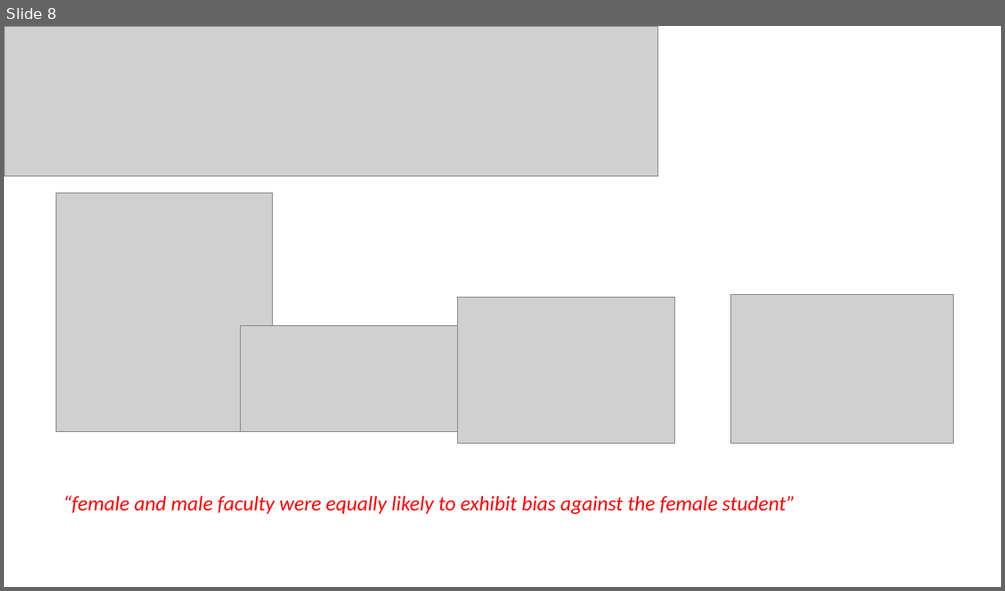
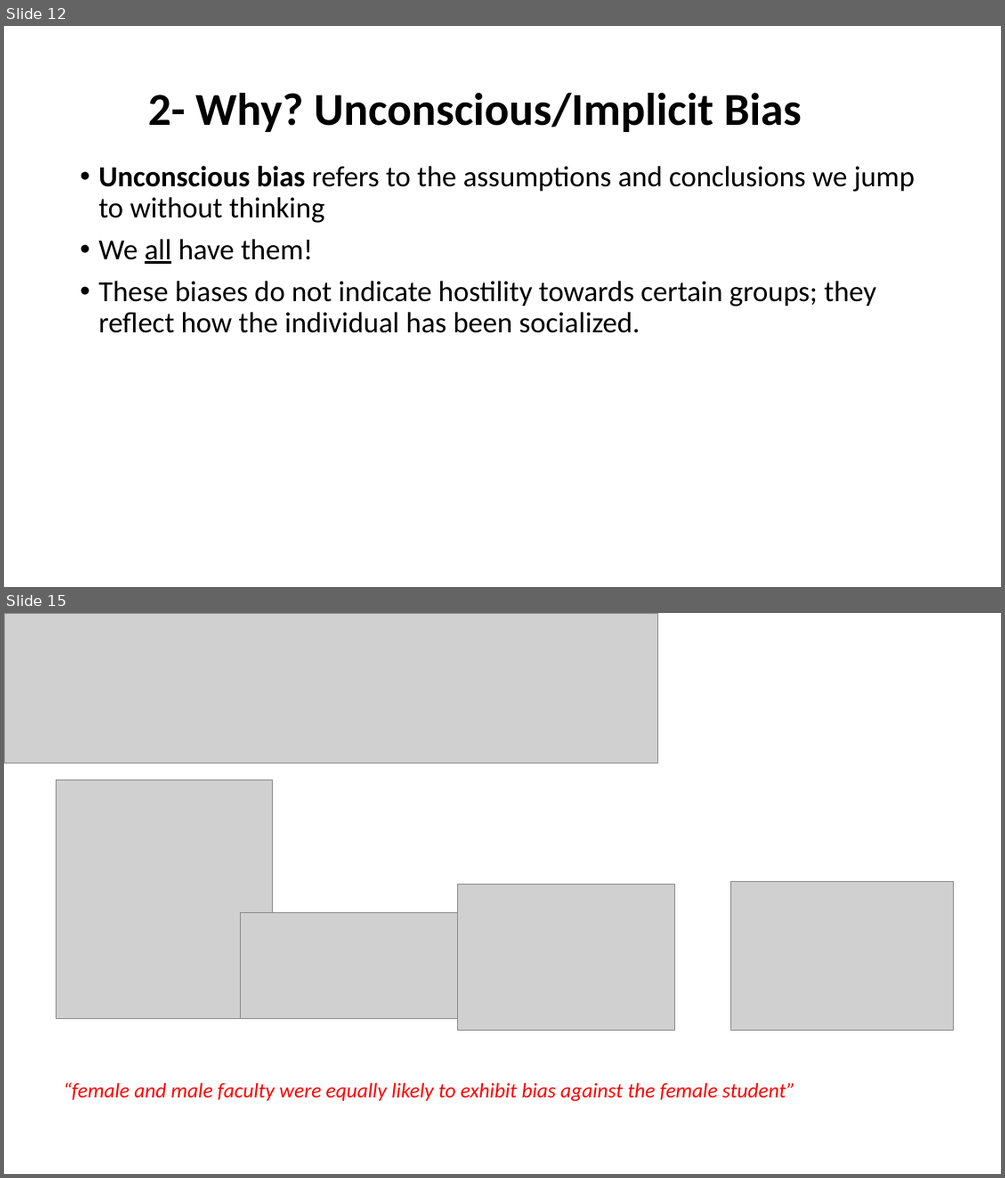
Before and after one commit to JoeyBernhardt/GRC-power-hour, a slide deck: presentations/GRC-power-hour.pptx. Shown one above the other, each under a label of ours: slide 8 before the commit, slides 12 and 15 after it; the slides between them are not shown. The pictures are 1005x591 and 1005x1178 pixels, drawn with LibreOffice and Linux fonts; fonts in the diff are those of the drawing; grey boxes stand for pictures. Boxes give left, top, right and bottom in pixels: in the first picture for what was removed or moved away, otherwise in the second. Text is boxed around its words. In the diff, an @@ line names an element or a change of style, - is before the commit and + after.

```diff
--- a/presentations/GRC-power-hour.pptx
+++ b/presentations/GRC-power-hour.pptx
@@ slide 12 added at [4,26,1001,587], background #FFFFFF @@
@@ title added at [148,93,801,132], 44 pt, text #000000, bold @@
+2- Why? Unconscious/Implicit Bias
@@ text added at [98,166,914,333], 28 pt, text #000000 @@
+• Unconscious bias refers to the assumptions and conclusions we jump to without thinking
+• We all have them!
+• These biases do not indicate hostility towards certain groups; they reflect how the individual has been socialized.
@@ what was slide 8 is now slide 15 @@
```
Also in this commit, not shown: 4 slides changed, 18 other slides added, 3 other files.
